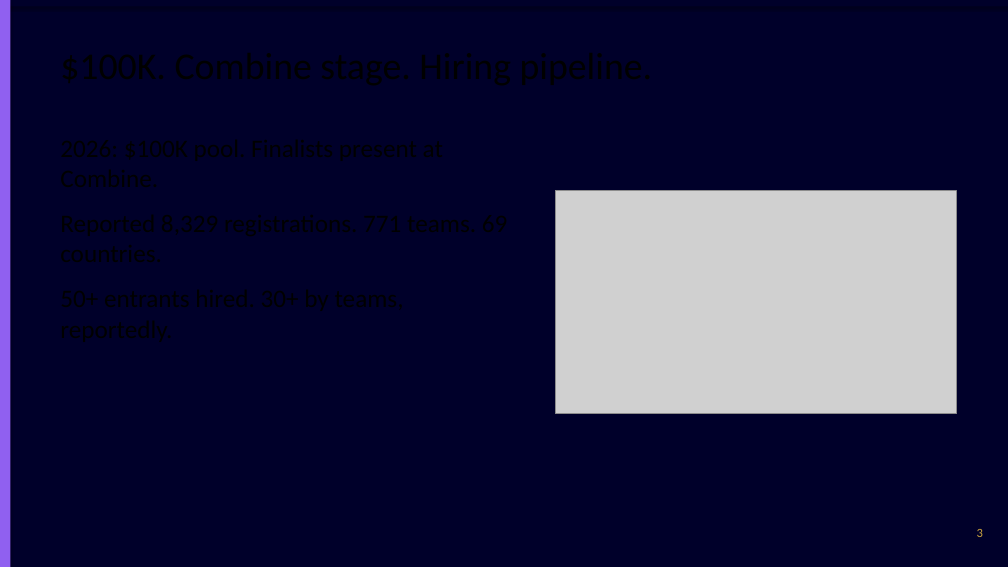
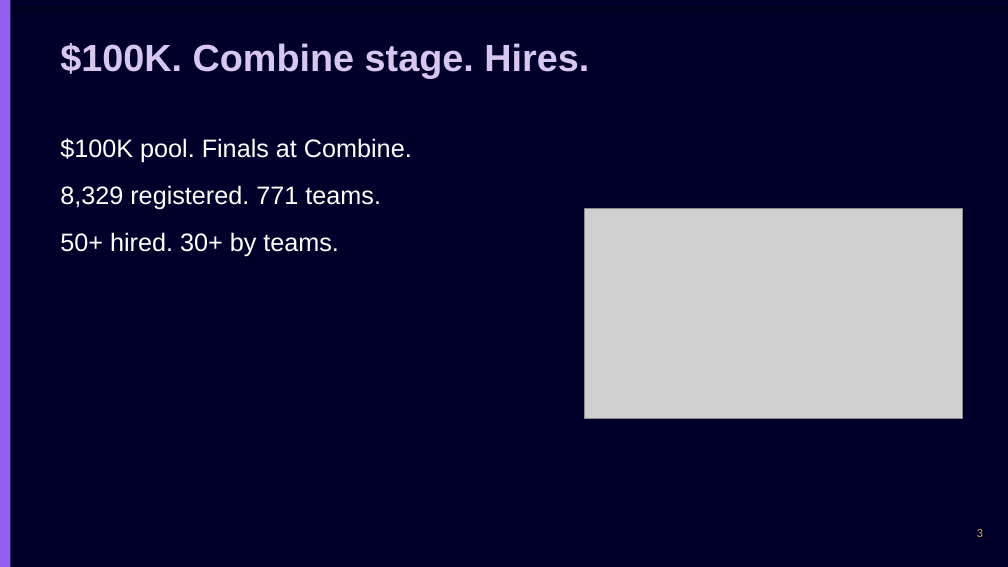
Before and after one commit to chasko-labs/nfl-big-data-bowl-2027, a slide deck: slide 3 of deck/unified.pptx. Drawn at 1008x567 pixels with LibreOffice and Linux fonts; fonts in the diff are those of the drawing; grey boxes stand for pictures. Boxes give left, top, right and bottom in pixels: in the first picture for what was removed or moved away, otherwise in the second. Text is boxed around its words. In the diff, an @@ line names an element or a change of style, - is before the commit and + after.

Commit message:
deck: explicit AAA colors, wrap on, short lines, two-column layout

```diff
--- a/deck/unified.pptx
+++ b/deck/unified.pptx
@@ text added at (60, 43, 589, 79), 36 pt, text #D7C7EE, bold @@
+$100K. Combine stage. Hires.
@@ text added at (60, 138, 412, 257), 24 pt, text #FFFFFF @@
+$100K pool. Finals at Combine.
+8,329 registered. 771 teams.
+50+ hired. 30+ by teams.
@@ picture: place and size @@
-picture at (556, 191, 957, 414)
+picture at (585, 209, 963, 419)
```
Also in this commit, not shown: 16 other slides changed.
